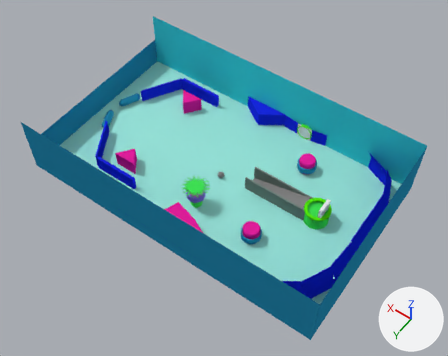
Renders of the Blender file src/models/table_mods.blend from each side of a commit.
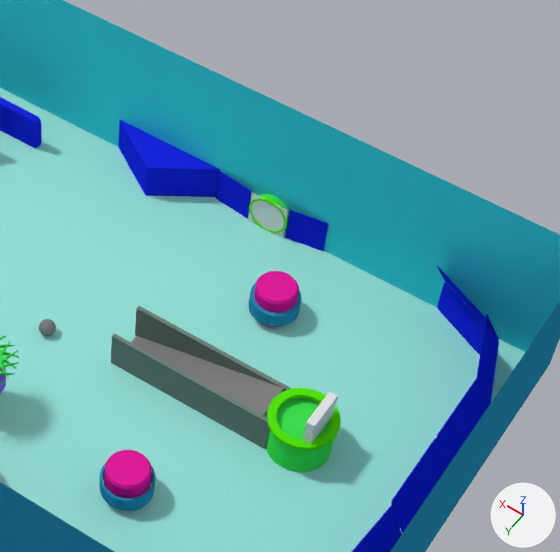
There are two pictures of each version: one whole from a camera (50 mm lens) standing at (-7.02, 9.66, 15.21) and looking at (-0.37, 0.36, 0.59), one close up on the part from 45% to 93% of the width and 14% to 73% of the height. Lighting does not change. The marker at lower right points along +X, +Y and +Z.
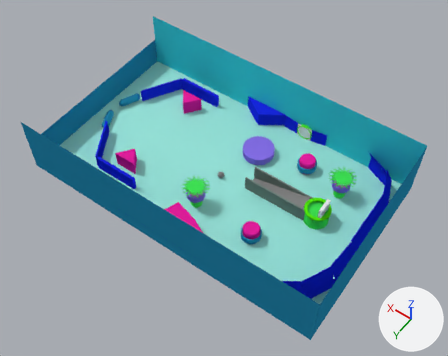
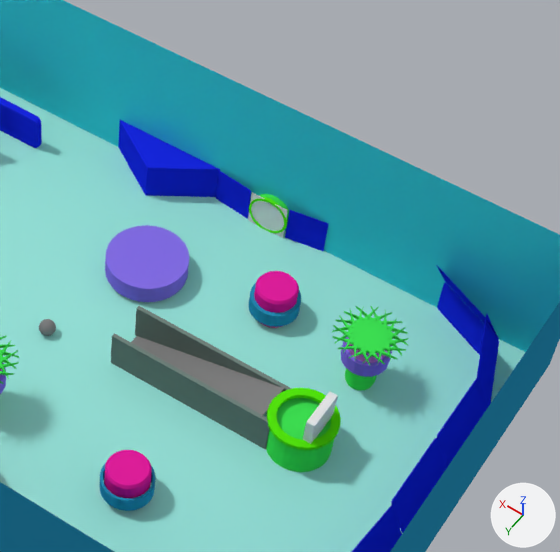
The change, as a diff of the scene's bpy script:
```diff
--- a/src/models/table_mods.blend.py
+++ b/src/models/table_mods.blend.py
@@ me_cylinder_017 @@
+me_cylinder_017.from_pydata(...)  # a 32-sided cylinder along z spanning x -0.5..0.5, y -0.5..0.5, z -0.125..0.125
+me_cylinder_017.materials.append(mat_material_013)  # blue #876fe7
@@ me_cylinder_019 @@
+me_cylinder_019.from_pydata(...)  # 32 vertices, 16 faces; spans x -1.0..1.0, y -1.0..1.0, z -1.0..1.0
+me_cylinder_019.materials.append(mat_material_014)  # pink #e287e7
@@ me_cylinder_021 @@
+me_cylinder_021.from_pydata(...)  # a 32-sided cylinder along z spanning x -0.375..0.375, y -0.375..0.375, z -0.25..0.25
+me_cylinder_021.materials.append(mat_material_001)  # green #40e755
@@ ob_cylinder_017 @@
+ob_cylinder_017 = bpy.data.objects.new('Cylinder.017', me_cylinder_017)
+ob_cylinder_017.location = (-0.44, -1.44, 0.17)
@@ ob_cylinder_018 @@
+ob_cylinder_018 = bpy.data.objects.new('Cylinder.018', me_cylinder_016.copy())  # the mesh of ob_cylinder_016
+ob_cylinder_018.location = (-3.32, -1.53, 0.82)
+ob_cylinder_018.scale = (0.2, 0.2, 0.03)
+_m = ob_cylinder_018.modifiers.new('Bevel', 'BEVEL')
+_m.width = 0.4
+_m.width_pct = 0.4
+_m.segments = 18
+_m.limit_method = 'NONE'
+_m.use_clamp_overlap = False
+_m.offset_type = 'DEPTH'
+_m.spread = 0.0
@@ ob_cylinder_019 @@
+ob_cylinder_019 = bpy.data.objects.new('Cylinder.019', me_cylinder_019)
+ob_cylinder_019.location = (-3.32, -1.53, 0.7)
+ob_cylinder_019.scale = (0.23, 0.23, 0.1)
+_m = ob_cylinder_019.modifiers.new('Solidify', 'SOLIDIFY')
+_m.thickness = 0.1
+_m.nonmanifold_thickness_mode = 'FIXED'
+_m.nonmanifold_merge_threshold = 0.0003
@@ ob_cylinder_020 @@
+ob_cylinder_020 = bpy.data.objects.new('Cylinder.020', me_cylinder_014.copy())  # the mesh of ob_cylinder_014
+ob_cylinder_020.location = (-3.32, -1.53, 0.52)
+ob_cylinder_020.scale = (0.275, 0.275, 0.1)
+_m = ob_cylinder_020.modifiers.new('Solidify', 'SOLIDIFY')
+_m.thickness = 0.2
+_m.nonmanifold_thickness_mode = 'FIXED'
+_m.nonmanifold_merge_threshold = 0.0003
@@ ob_cylinder_021 @@
+ob_cylinder_021 = bpy.data.objects.new('Cylinder.021', me_cylinder_021)
+ob_cylinder_021.location = (-3.32, -1.53, 0.38)
+ob_cylinder_021.scale = (0.471, 0.471, 1.5)
+_m = ob_cylinder_021.modifiers.new('Bevel', 'BEVEL')
+_m.limit_method = 'NONE'
+_m.spread = 0.0
```

Location of each change, (x1, y1, x2, y2) in pixels of the close-ups (560 x 552 px):
'Cylinder.017', added (blue): after (105, 225, 189, 302)
'Cylinder.018', added (green): after (332, 306, 409, 365)
'Cylinder.020', added (blue): after (341, 337, 392, 377)
'Cylinder.021', added: after (345, 368, 377, 390)
'Cylinder.019', added: after (348, 338, 387, 363)
